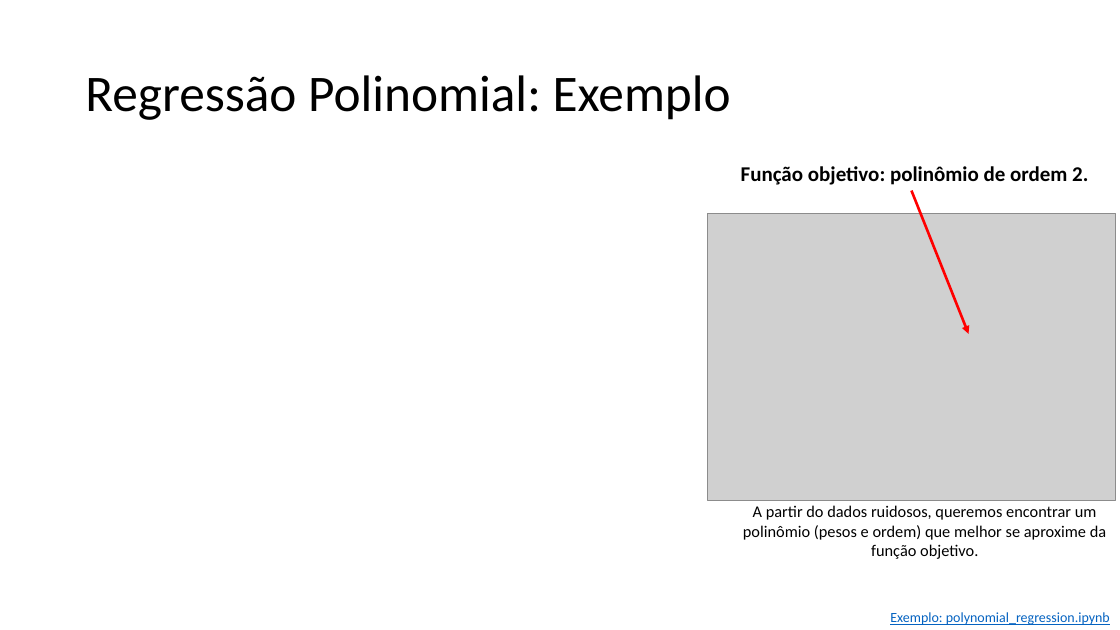
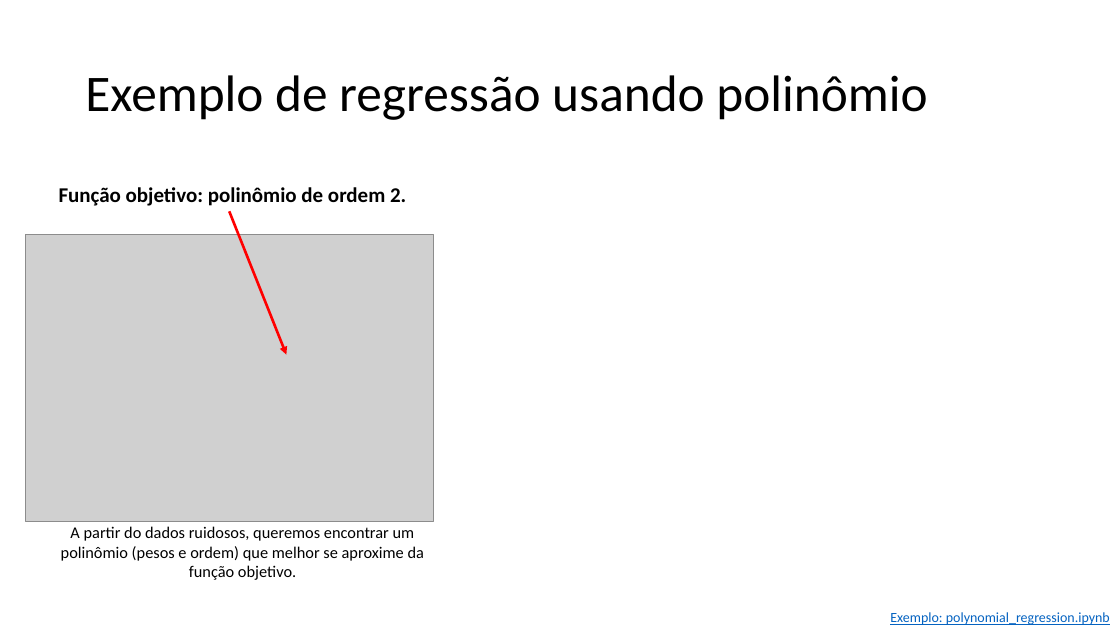
Before and after one commit to zz4fap/t319_aprendizado_de_maquina, a slide deck: slide 18 of slides/T319_Regressão_Linear (Parte IV).pptx (slide 16 before the commit). Drawn at 1120x630 pixels with LibreOffice and Linux fonts; fonts in the diff are those of the drawing; grey boxes stand for pictures. Boxes give left, top, right and bottom in pixels: in the first picture for what was removed or moved away, otherwise in the second. Text is boxed around its words. In the diff, an @@ line names an element or a change of style, - is before the commit and + after.

```diff
--- a/slides/T319_Regressão_Linear (Parte IV).pptx
+++ b/slides/T319_Regressão_Linear (Parte IV).pptx
@@ title at (85, 75, 927, 120): text changed @@
-Regressão Polinomial: Exemplo
+Exemplo de regressão usando polinômio
@@ arrow moved from (912, 191) - (969, 334) to (229, 212) - (287, 355) @@
@@ 2 texts, 1 picture: place and size @@
-2 texts, 1 picture at (707, 166, 1116, 559)
+2 texts, 1 picture at (25, 187, 434, 580)
```
Also in this commit, not shown: 4 other slides changed, 5 slides added, 1 slide removed, 2 other files.
